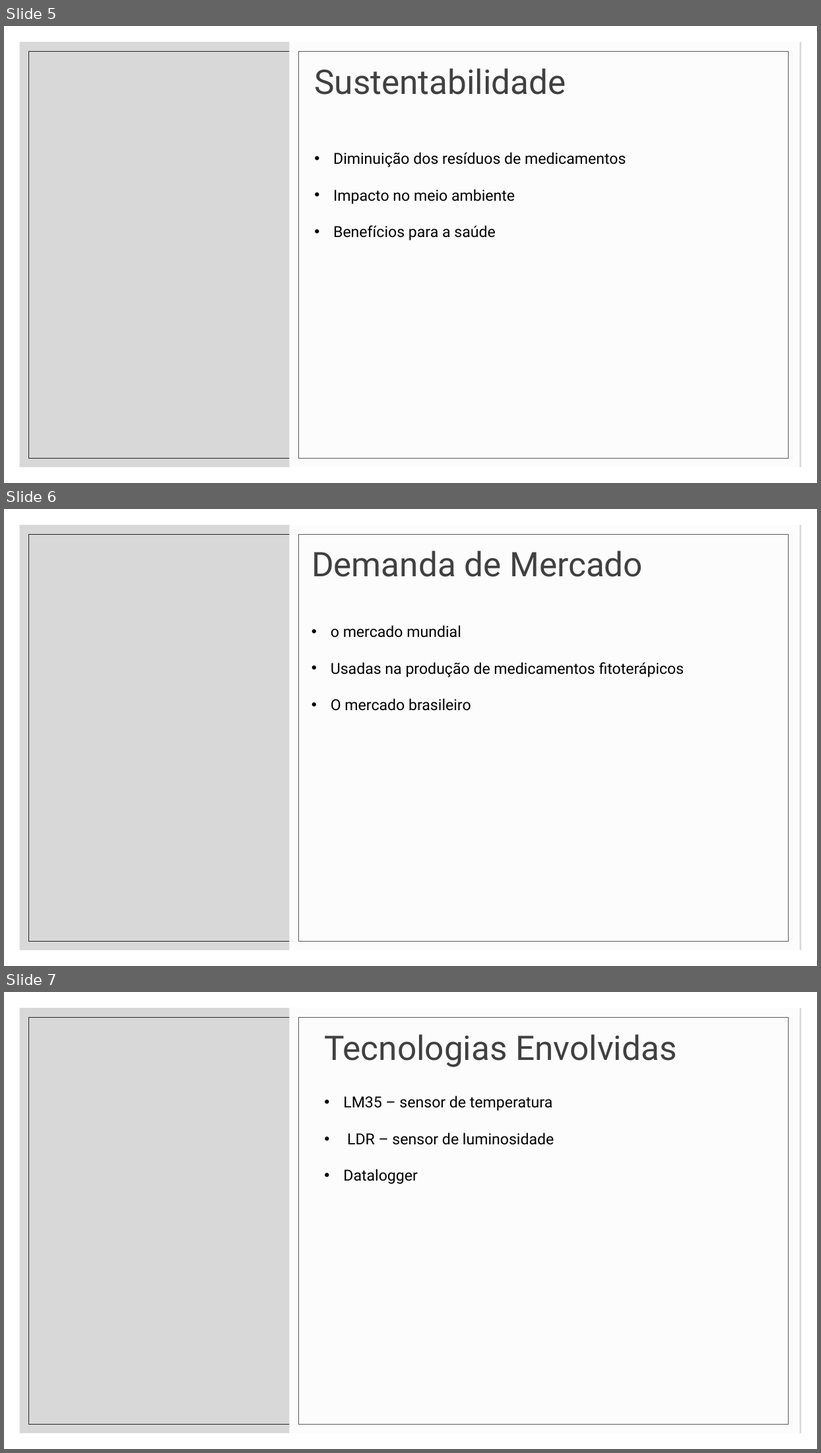
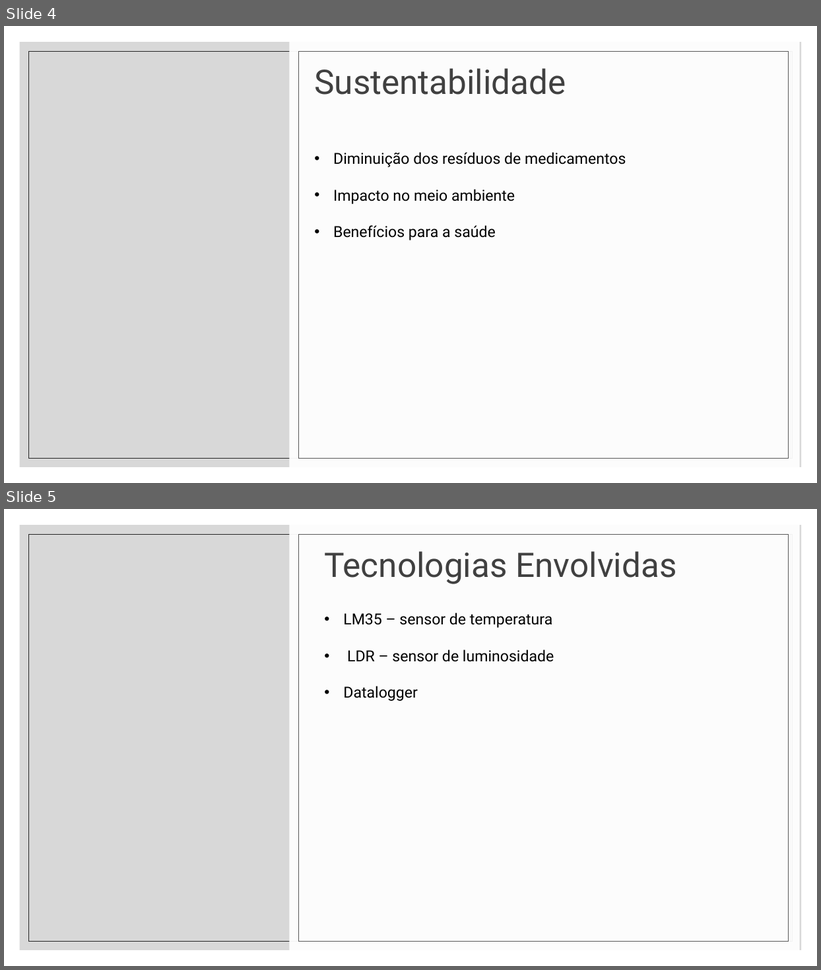
Before and after one commit to Roberto-Gomes-hub/-GroonTec, a slide deck: apresentacao/contextualizacao.pptx. Shown one above the other, each under a label of ours: slides 5, 6 and 7 before the commit, slides 4 and 5 after it. The pictures are 821x1453 and 821x970 pixels, drawn with LibreOffice and Linux fonts; fonts in the diff are those of the drawing; background and template pictures are left out. Boxes give left, top, right and bottom in pixels: in the first picture for what was removed or moved away, otherwise in the second. Text is boxed around its words. In the diff, an @@ line names an element or a change of style, - is before the commit and + after.

```diff
--- a/apresentacao/contextualizacao.pptx
+++ b/apresentacao/contextualizacao.pptx
@@ slide 6 removed at box(4, 509, 817, 966), background picture (left out); not listed: 2 template elements that a slide beside it also shows @@
@@ rectangle removed at box(290, 525, 800, 951) @@
@@ rectangle removed at box(298, 534, 789, 941) @@
@@ title removed at box(312, 551, 643, 577) @@
-Demanda de Mercado
@@ text removed at box(331, 625, 684, 711) @@
-• o mercado mundial
-• Usadas na produção de medicamentos fitoterápicos
-• O mercado brasileiro
@@ what was slide 5 is now slide 4 @@
@@ what was slide 7 is now slide 5 @@
```
Also in this commit, not shown: 1 slide changed, 1 slide added, 5 other slides removed, 3 other files.
